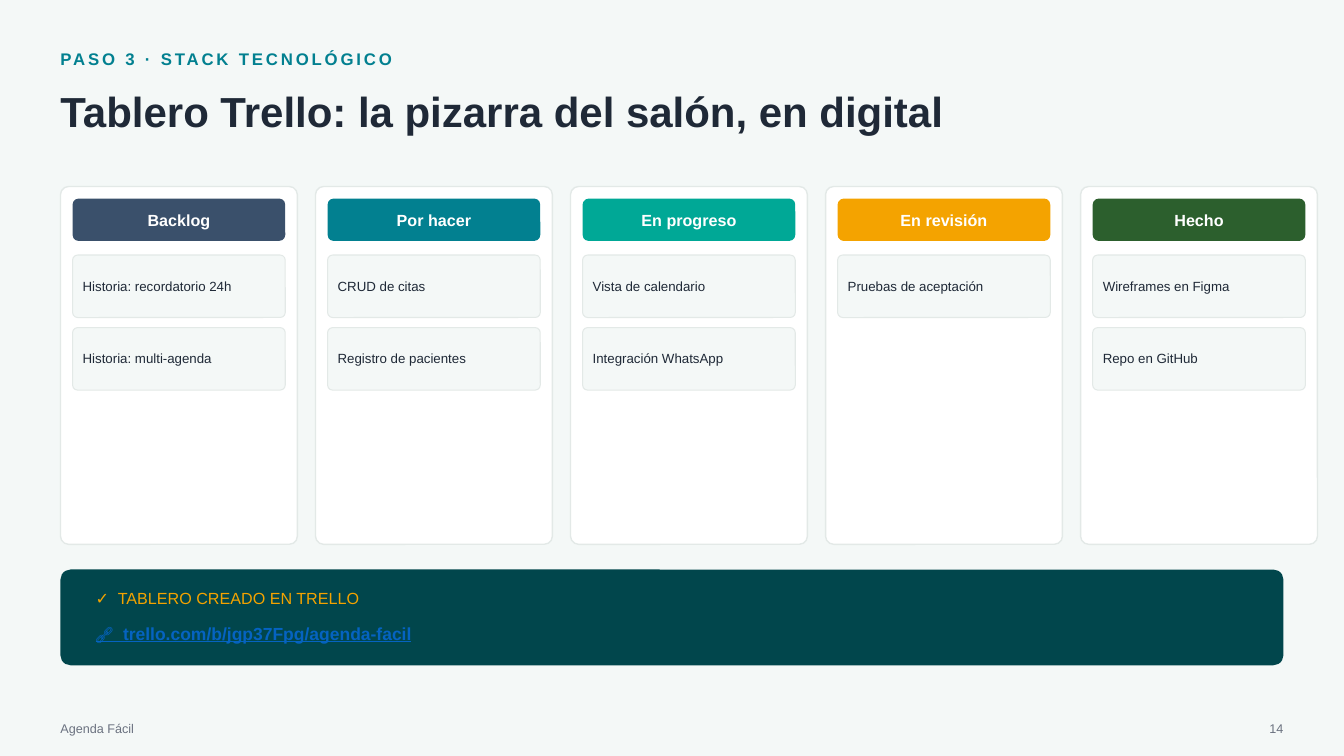
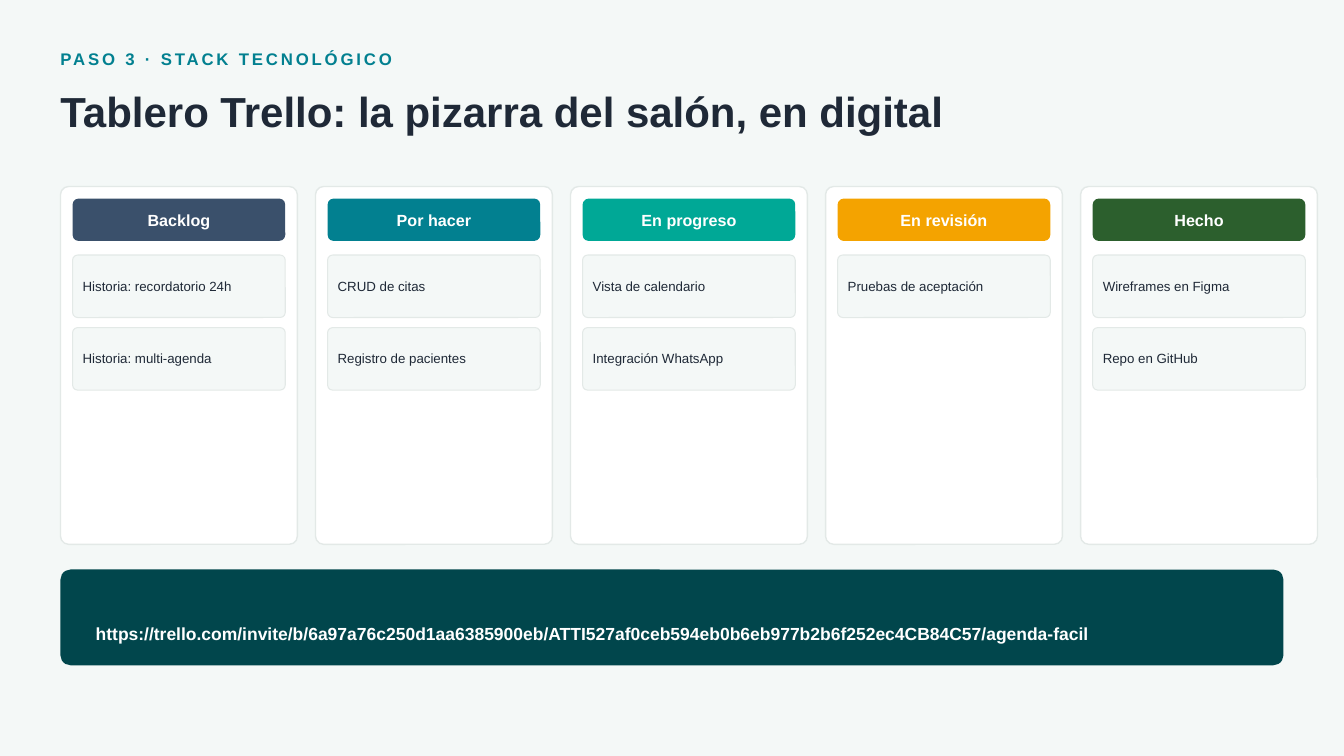
Before and after one commit to sealqui/agenda-facil, a slide deck: slide 15 of Agenda_Facil_Presentacion.pptx. Drawn at 1344x756 pixels with LibreOffice and Linux fonts; fonts in the diff are those of the drawing. Boxes give left, top, right and bottom in pixels: in the first picture for what was removed or moved away, otherwise in the second. Text is boxed around its words. In the diff, an @@ line names an element or a change of style, - is before the commit and + after.

```diff
--- a/Agenda_Facil_Presentacion.pptx
+++ b/Agenda_Facil_Presentacion.pptx
@@ text removed at [118,592,359,604] @@
-✓ TABLERO CREADO EN TRELLO
@@ text at [96,627,1089,644]: text changed; text colour #0563C1 to #FFFFFF @@
-🔗 trello.com/b/jgp37Fpg/agenda-facil
+https://trello.com/invite/b/6a97a76c250d1aa6385900eb/ATTI527af0ceb594eb0b6eb977b2b6f252ec4CB84C57/agenda-facil
@@ text removed at [60,723,134,736] @@
-Agenda Fácil
@@ text removed at [1269,724,1283,733] @@
-14
```
Also in this commit, not shown: 15 other slides changed, 1 other file.
